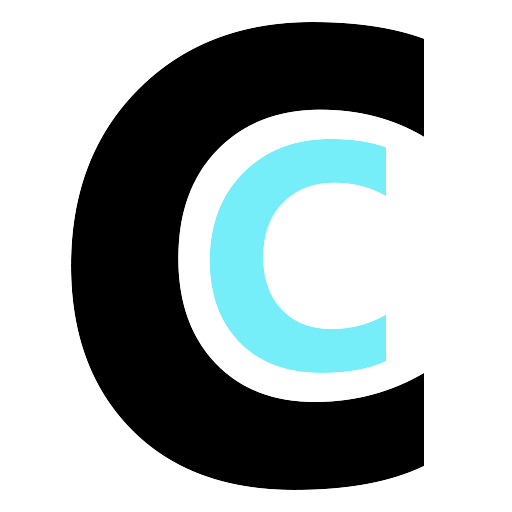
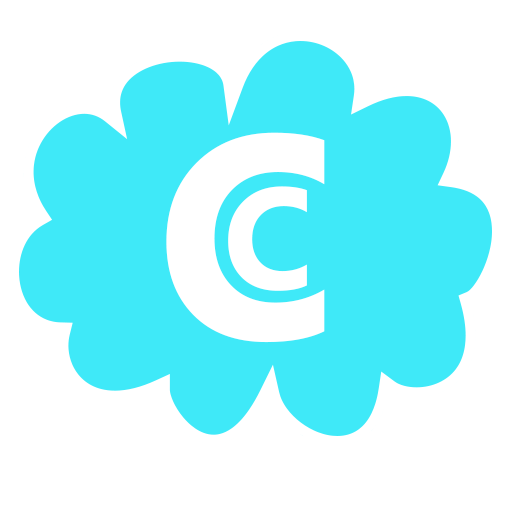
Before/after of a 512×512 layered artwork. What changed in the layer stack:
removed layer "C" (1st of 2) over (209, 138, 387, 373)
removed layer "C" (2nd of 2) over (71, 22, 424, 490)
added layer "C" (1st of 2) above "C" over (228, 186, 307, 291)
added layer "C" (2nd of 2) above "Shape 1" over (166, 132, 325, 343)
added layer "Shape 1" over (19, 31, 492, 446)